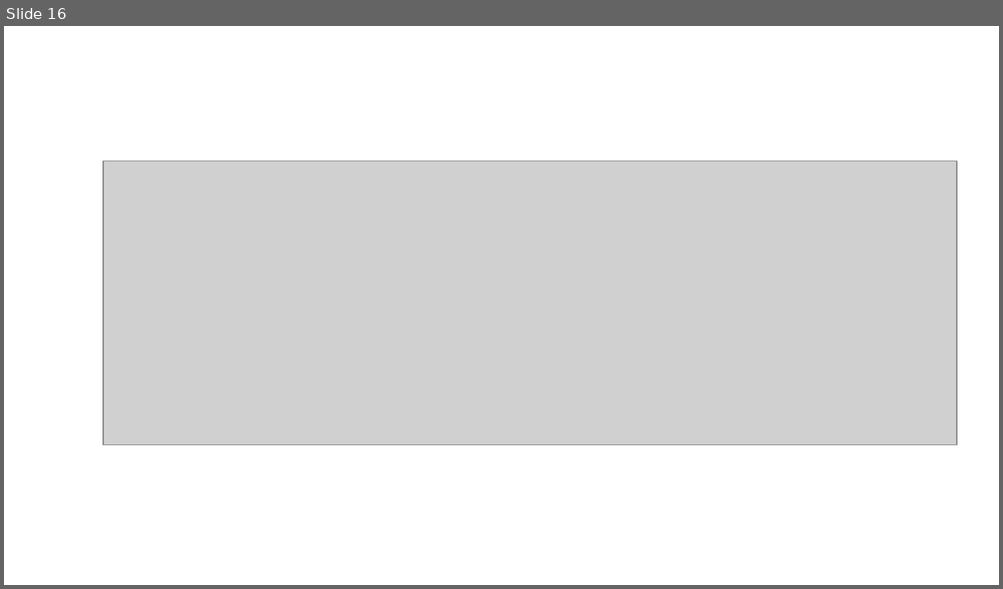
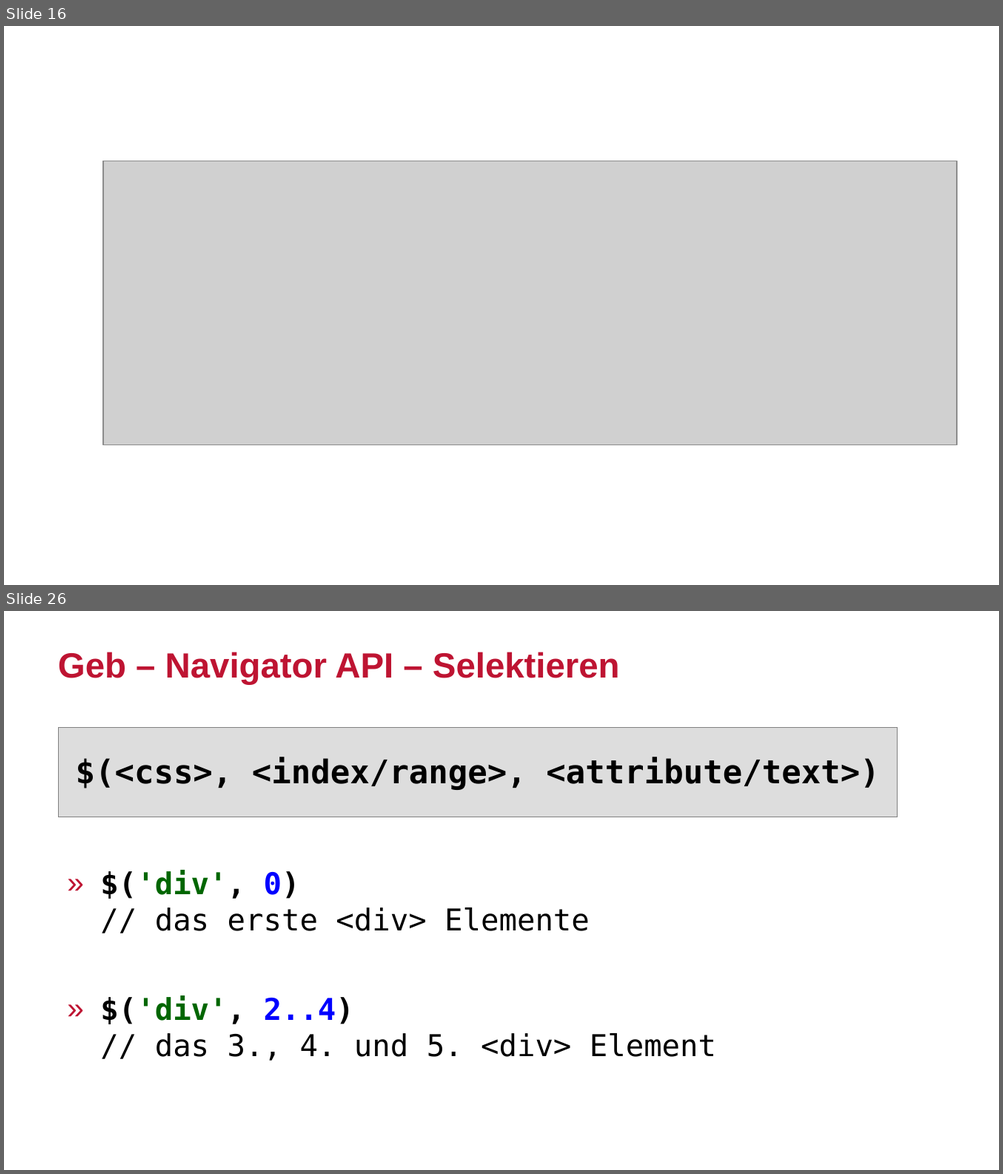
Before and after one commit to sclassen/sessions, a slide deck: javaland2017/ui-tests-with-geb/slides.odp. Shown one above the other, each under a label of ours: slide 16 before the commit, slides 16 and 26 after it; the slides between them are not shown. The pictures are 1003x589 and 1003x1174 pixels, drawn with LibreOffice and Linux fonts; fonts in the diff are those of the drawing; grey boxes stand for pictures; background and template pictures are left out. Boxes give left, top, right and bottom in pixels: in the first picture for what was removed or moved away, otherwise in the second. Text is boxed around its words. In the diff, an @@ line names an element or a change of style, - is before the commit and + after.

```diff
--- a/javaland2017/ui-tests-with-geb/slides.odp
+++ b/javaland2017/ui-tests-with-geb/slides.odp
@@ slide 26 added at <box>4,611,999,1170</box>, background #FFFFFF @@
@@ title added at <box>58,652,620,684</box>, 28 pt, text #BE1432, bold @@
+Geb – Navigator API – Selektieren
@@ rectangle added at <box>58,727,897,817</box>, fill #DDDDDD, outline #808080 0 pt @@
@@ text added at <box>76,758,879,790</box>, 26 pt, text #000000, bold @@
+$(<css>, <index/range>, <attribute/text>)
@@ text added at <box>100,870,716,1061</box>, 24 pt, text #000000 @@
+» $('div', 0)
+  // das erste <div> Elemente
+» $('div', 2..4)
+  // das 3., 4. und 5. <div> Element
```
Also in this commit, not shown: 11 slides changed, 14 other slides added.
